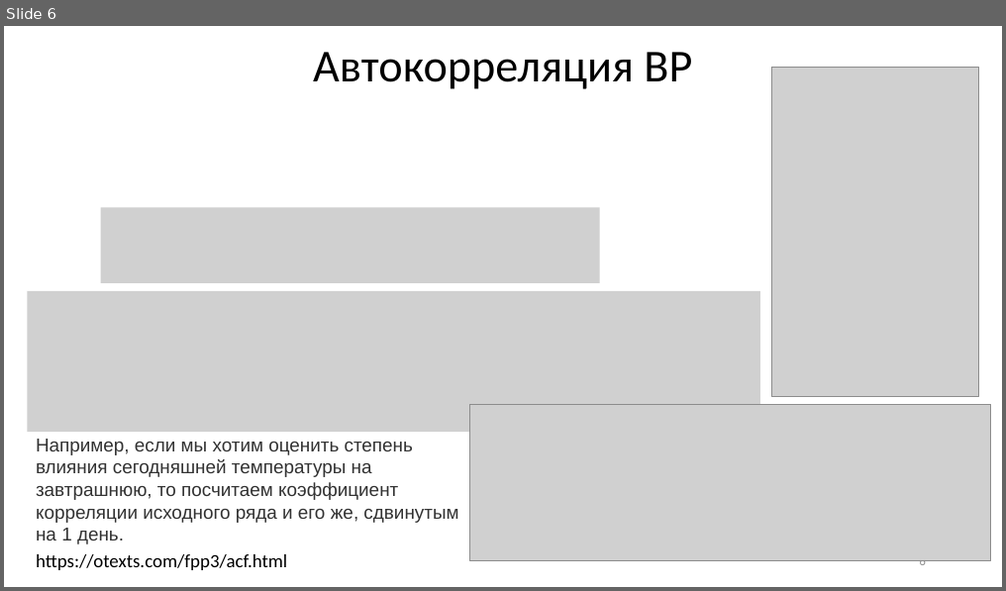
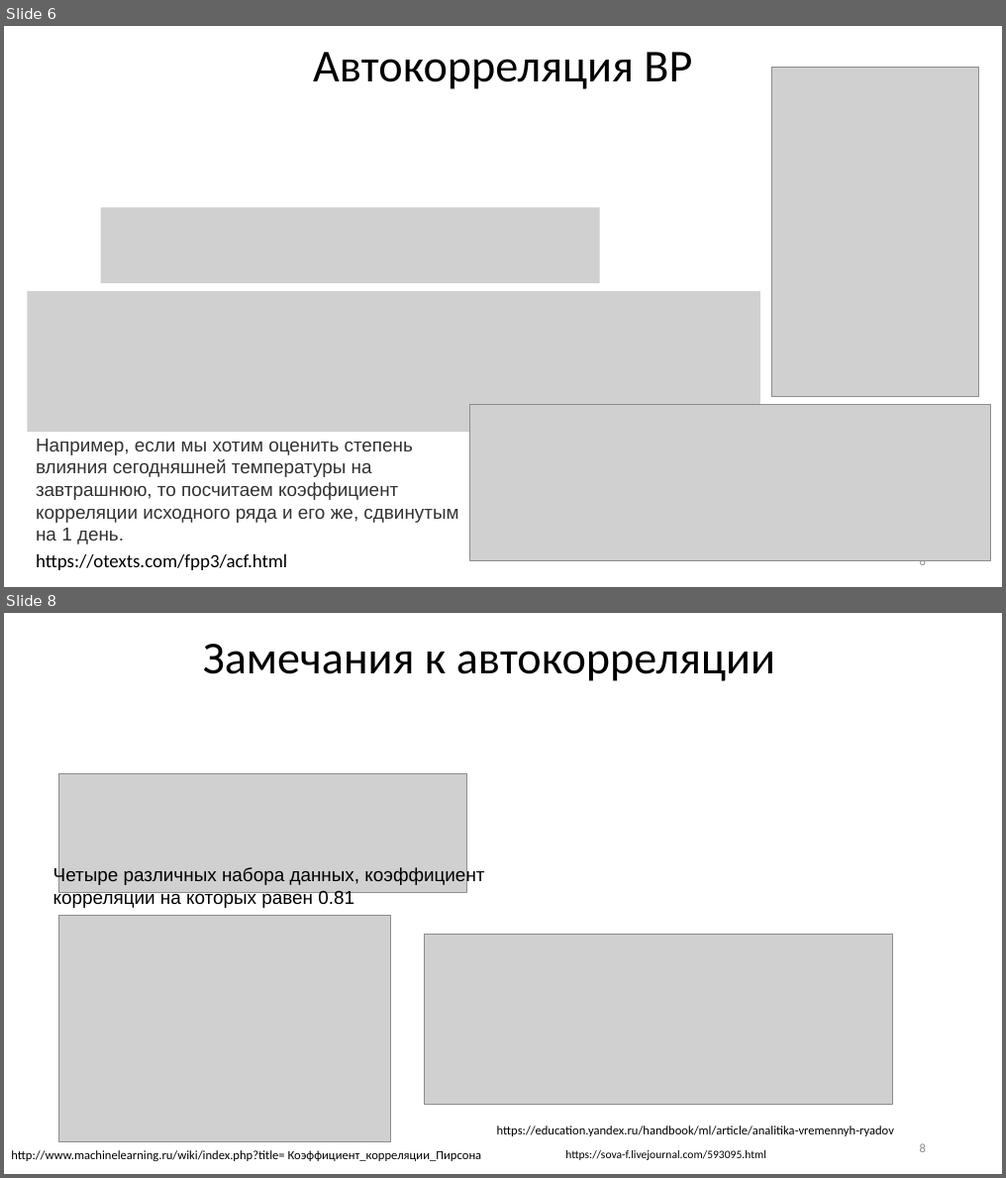
Before and after one commit to MVRonkin/TimeSeriesCourse, a slide deck: 2026/LEC/02-1 Статистические свойства ВР .pptx. Shown one above the other, each under a label of ours: slide 6 before the commit, slides 6 and 8 after it; the slides between them are not shown. The pictures are 1006x591 and 1006x1178 pixels, drawn with LibreOffice and Linux fonts; fonts in the diff are those of the drawing; grey boxes stand for pictures. Boxes give left, top, right and bottom in pixels: in the first picture for what was removed or moved away, otherwise in the second. Text is boxed around its words. In the diff, an @@ line names an element or a change of style, - is before the commit and + after.

```diff
--- a/2026/LEC/02-1 Статистические свойства ВР .pptx
+++ b/2026/LEC/02-1 Статистические свойства ВР .pptx
@@ slide 8 added at (4, 613, 1002, 1174), background #FFFFFF @@
@@ title added at (203, 644, 775, 681), 44 pt, text #000000 @@
+Замечания к автокорреляции
@@ picture added at (59, 774, 467, 893) @@
@@ text added at (54, 867, 484, 908), 18 pt, text #000000 @@
+Четыре различных набора данных, коэффициент корреляции на которых равен 0.81
@@ picture added at (59, 916, 391, 1143) @@
@@ picture added at (425, 934, 893, 1105) @@
@@ text added at (497, 1126, 894, 1137), 12 pt, text #000000 @@
+https://education.yandex.ru/handbook/ml/article/analitika-vremennyh-ryadov
@@ page number added at (920, 1144, 926, 1153), 12 pt, text #8C8C8C @@
+8
@@ text added at (11, 1151, 482, 1161), 12 pt, text #000000 @@
+http://www.machinelearning.ru/wiki/index.php?title= Коэффициент_корреляции_Пирсона
@@ text added at (565, 1151, 766, 1160), 11 pt, text #000000 @@
+https://sova-f.livejournal.com/593095.html
```
Also in this commit, not shown: 7 slides changed, 1 other slide added.
